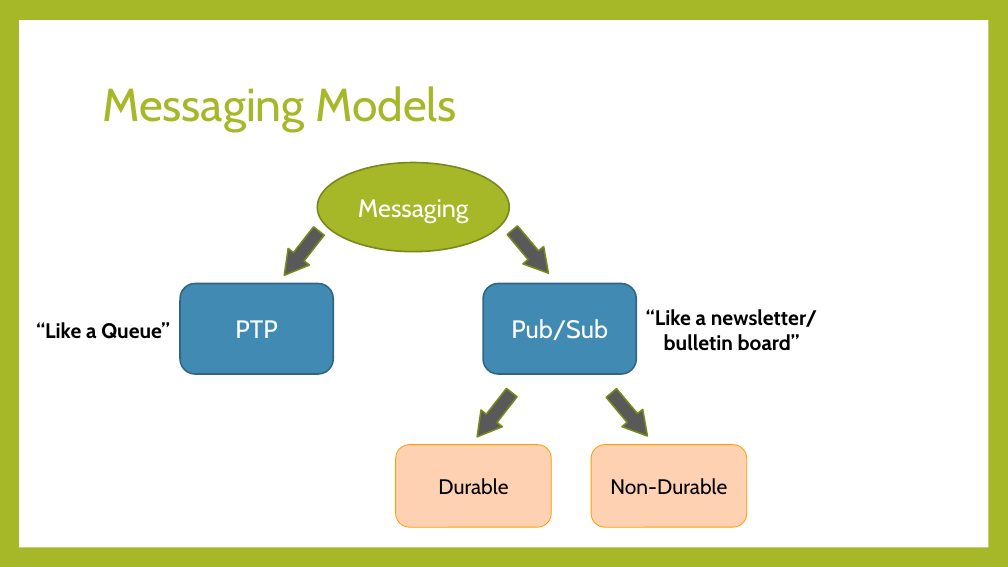
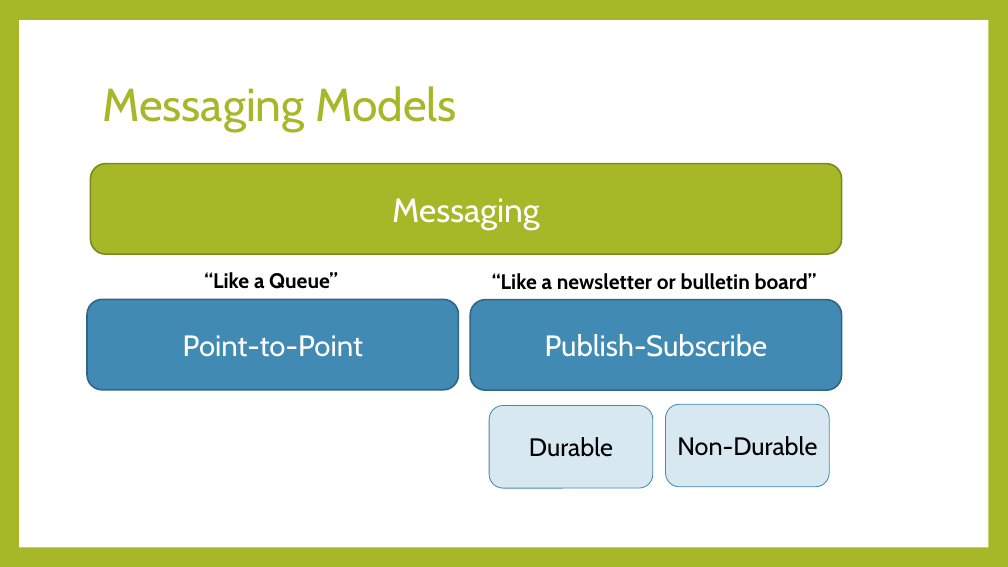
Before and after one commit to ramon-luis/JMS-ActiveMQ-Spring, a slide deck: slide 12 of JMS vFinal.pptx. Drawn at 1008x567 pixels with LibreOffice and Linux fonts; fonts in the diff are those of the drawing. Boxes give left, top, right and bottom in pixels: in the first picture for what was removed or moved away, otherwise in the second. Text is boxed around its words. In the diff, an @@ line names an element or a change of style, - is before the commit and + after.

```diff
--- a/JMS vFinal.pptx
+++ b/JMS vFinal.pptx
@@ rounded rectangle "Messaging": place and size @@
-rounded rectangle "Messaging" at (318, 163, 510, 252)
+rounded rectangle "Messaging" at (91, 163, 842, 254)
@@ rounded rectangle "Messaging" at (91, 163, 842, 254): size 24 to 32 pt; ellipse to rounded rectangle; outline #7B871D 1.5 pt to #7D891D 1.5 pt @@
@@ down arrow removed at (274, 223, 330, 284) @@
@@ down arrow removed at (502, 222, 559, 282) @@
@@ text "“Like a Queue”": place and size @@
-text "“Like a Queue”" at (36, 322, 170, 339)
+text "“Like a Queue”" at (204, 272, 338, 289)
@@ rounded rectangle added at (87, 299, 458, 390), fill #418AB3, outline #306684 1.5 pt, 28 pt, text #FFFFFF @@
+Point-to-Point
@@ rounded rectangle removed at (180, 284, 333, 374) @@
-PTP
@@ rounded rectangle "Publish-Subscribe": place and size @@
-rounded rectangle "Publish-Subscribe" at (483, 284, 637, 374)
+rounded rectangle "Publish-Subscribe" at (470, 299, 842, 390)
@@ text at (492, 273, 817, 290): text changed @@
-“Like a newsletter/
-bulletin board”
+“Like a newsletter or bulletin board”
@@ text in rounded rectangle at (545, 334, 768, 357): text changed; size 24 to 28 pt @@
-Pub/Sub
+Publish-Subscribe
@@ down arrow removed at (467, 385, 522, 446) @@
@@ down arrow removed at (601, 384, 658, 445) @@
@@ rounded rectangle "Durable" at (489, 405, 653, 488): size 20 to 24 pt; fill #FFD1B4 to #D8E8F1; outline #FE9E00 0.79 pt to #418AB3 0.79 pt @@
@@ rounded rectangle "Durable": place and size @@
-rounded rectangle "Durable" at (395, 445, 551, 527)
+rounded rectangle "Durable" at (489, 405, 653, 488)
@@ rounded rectangle "Non-Durable": place and size @@
-rounded rectangle "Non-Durable" at (591, 445, 747, 527)
+rounded rectangle "Non-Durable" at (665, 405, 830, 487)
@@ rounded rectangle "Non-Durable" at (665, 405, 830, 487): size 20 to 24 pt; fill #FFD1B4 to #D8E8F1; outline #FE9E00 0.79 pt to #418AB3 0.79 pt @@
```
Also in this commit, not shown: 13 other slides changed.
